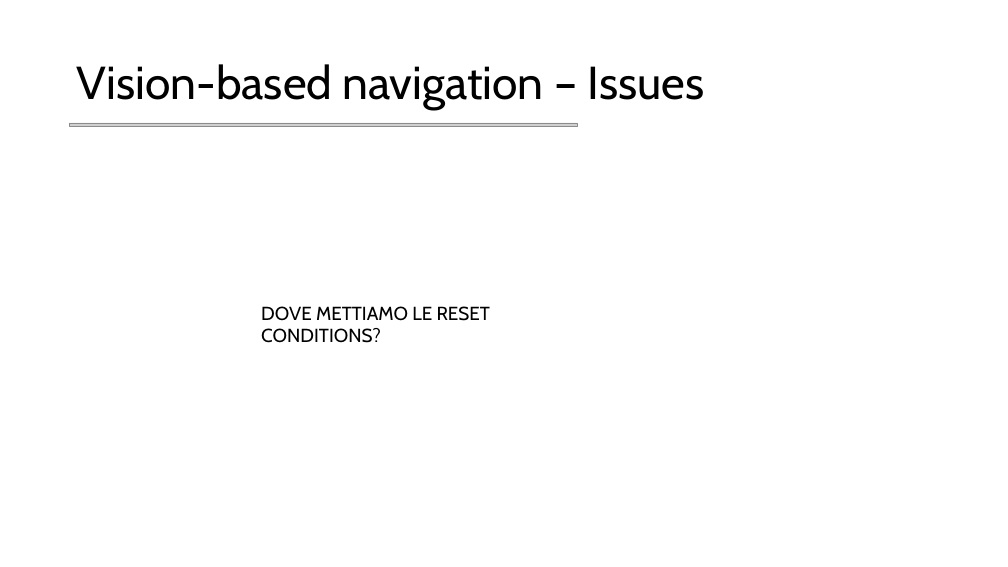
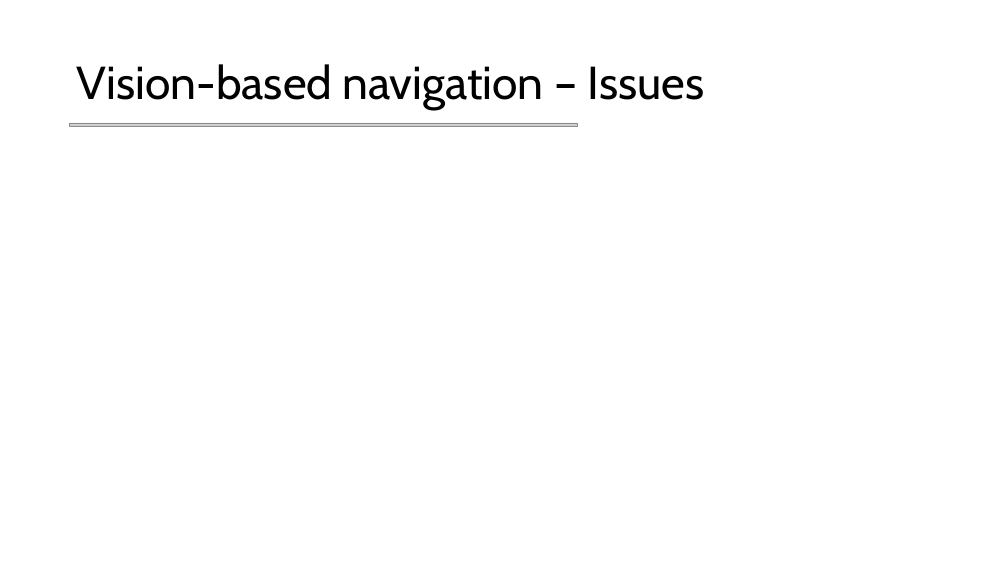
Before and after one commit to mettz/cps-project, a slide deck: slide 15 of docs/Slides.pptx. Drawn at 1008x567 pixels with LibreOffice and Linux fonts; fonts in the diff are those of the drawing; grey boxes stand for pictures. Boxes give left, top, right and bottom in pixels: in the first picture for what was removed or moved away, otherwise in the second. Text is boxed around its words. In the diff, an @@ line names an element or a change of style, - is before the commit and + after.

```diff
--- a/docs/Slides.pptx
+++ b/docs/Slides.pptx
@@ text removed at box(261, 306, 490, 343) @@
-DOVE METTIAMO LE RESET CONDITIONS?
```
Also in this commit, not shown: 9 other slides changed.
